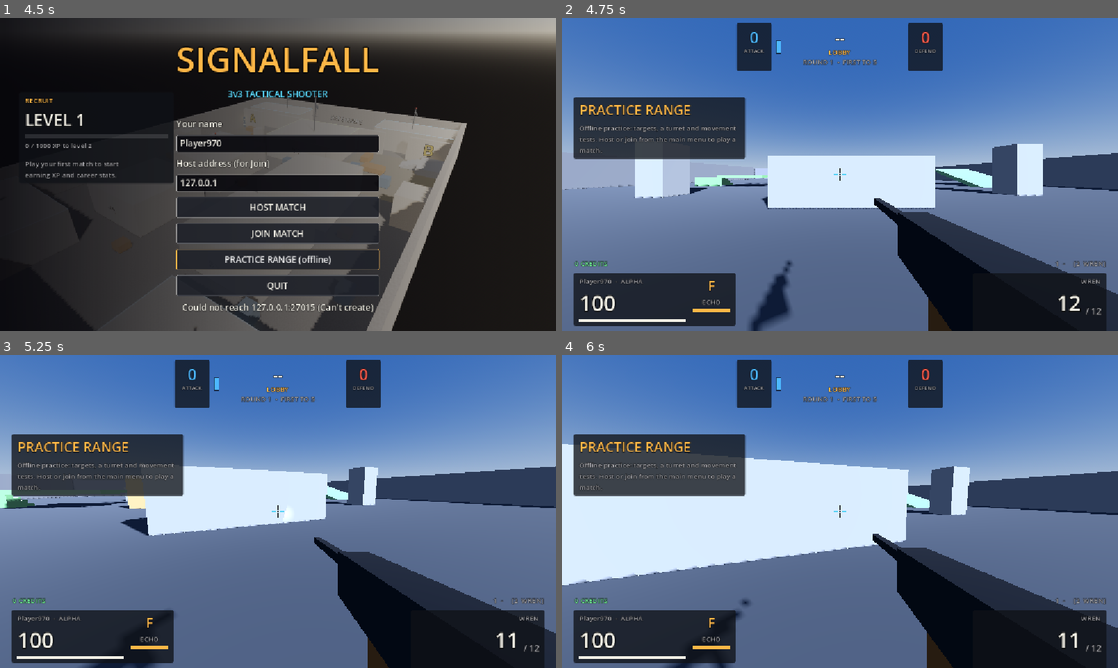
Above: before the commit, frames 1-4 (two rows, left to right).
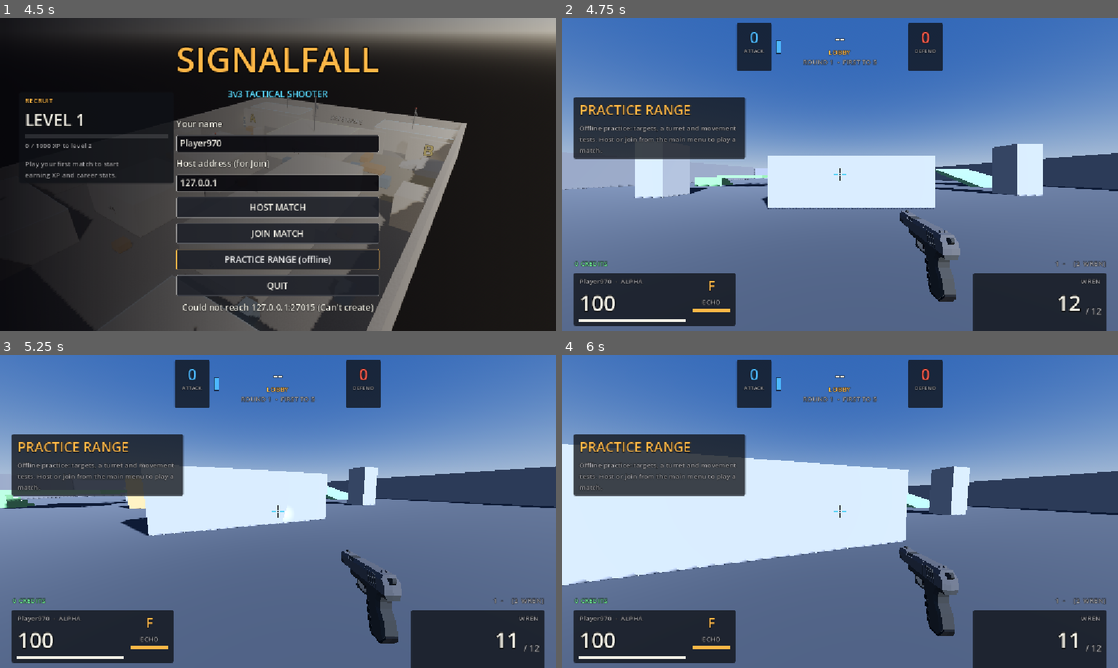
Above: after the commit, the same moments.

Repository: asadkhan/3v3fpsgame
Game: Godot game, scene res://scenes/core/main.tscn
Two runs of this game, one before a commit and one after it. Both use one fixed random seed, a clock stepped at 60 frames per second and the inputs below.
Inputs (mouse positions are in pixels of both pictures, inside the frame that each line leads up to):
- Up to frame 1 (4.5 s): tap Enter (start_match) at 0.5 s; move the mouse to (400, 158) at 0.52 s; hold D (move_right) 0.53-1.28 s; hold Right mouse button (aim) 0.53-1.28 s; tap Space (jump) at 0.77, 1.52, 3.02 s; click (400, 158) at 0.8 s; move the mouse to (166, 190) at 1.27 s; hold S (move_backward) 1.28-2.03 s; click (166, 190) at 1.35 s; tap Tab (scoreboard) at 1.55, 3.8 s; move the mouse to (333, 105) at 2.02 s; hold D (move_right) 2.03-2.78 s; hold Tab (scoreboard) 2.03-2.78 s; right-click (333, 105) at 2.3 s; move the mouse to (250, 237) at 2.77 s; hold W (move_forward) 2.78-3.53 s; right-click (250, 237) at 2.85 s; click (250, 237) at 3.05 s; move the mouse to (444, 221) at 3.52 s; hold Ctrl (crouch) 3.53-4.28 s; hold A (move_left) from 3.53 s (still down); tap R (reload) at 4.15 s; move the mouse to (111, 127) at 4.27 s; tap F (echo_field) at 4.35 s
- Up to frame 2 (4.75 s): keep holding A (move_left); tap Space (jump) at 4.52 s; right-click (673, 127) at 4.55 s
- Up to frame 3 (5.25 s): move the mouse to (283, 511) at 5.02 s; release A (move_left) at 5.03 s; press the mouse at (283, 511) at 5.03 s; hold W (move_forward) from 5.03 s (still down)
- Up to frame 4 (6 s): move the mouse to (817, 505) at 5.77 s; release W (move_forward) at 5.78 s; release the mouse at (817, 505) at 5.78 s; hold D (move_right) from 5.78 s (still down); tap E (interact) at 5.85 s

Frame 1 is identical in both runs. In frame 2, 7.8% of the frame differs, in the area x 33-100%, y 57-100%; in frame 3, 6.8%; in frame 4, 7.6%.

Commit message:
Add real weapon models with accessories, scope overlay and third-person guns
Weapons now use the Quaternius Ultimate Gun Pack (CC0, FBX, in assets/weapons/quaternius): Wren = Pistol_5, Swift = SubmachineGun_3 + flashlight, Harrier = AssaultRifle2_3 + Scope_3, Kestrel = AssaultRifle2_1 + foregrip + flashlight. Each has a model scene (scenes/weapons/models) that orients and scales it and marks the Muzzle and Sight.

Weapon swaps its model on equip and moves the muzzle (tracers, flash) to the barrel. Aiming lines the Sight marker up with the eye automatically (WeaponData.ads_sight_distance), so new models need no hand-tuned offsets. The Harrier aims through a scope overlay (cyan reticle, amber dot) at 1.8x with the model hidden. Other players now see the real gun in each player's hands, following their aim and swapping when they switch or buy.

Verified by rendering every weapon at the hip, aimed and firing, and a two-machine check of third-person guns; no errors.

Co-Authored-By: Claude Opus 5.5 <noreply@anthropic.com>

Diff:
--- a/data/weapons/halberd.tres
+++ b/data/weapons/halberd.tres
@@ -1,6 +1,7 @@
-[gd_resource type="Resource" script_class="WeaponData" load_steps=2 format=3]
+[gd_resource type="Resource" script_class="WeaponData" load_steps=3 format=3]
 
 [ext_resource type="Script" path="res://scripts/weapons/weapon_data.gd" id="1_weapon_data"]
+[ext_resource type="PackedScene" path="res://scenes/weapons/models/harrier.tscn" id="2_model"]
 
 [resource]
 script = ExtResource("1_weapon_data")
@@ -24,9 +25,12 @@
 viewmodel_kick = 0.05
 move_speed_multiplier = 0.92
 blocks_sprint = false
-ads_zoom = 1.25
+ads_zoom = 1.8
 ads_time = 0.16
 ads_spread_multiplier = 0.4
 ads_recoil_multiplier = 0.8
 ads_move_multiplier = 0.76
 ads_fire_interval_multiplier = 1.0
+viewmodel_scene = ExtResource("2_model")
+scope_overlay = true
+ads_sight_distance = 0.18
--- a/data/weapons/jackal.tres
+++ b/data/weapons/jackal.tres
@@ -1,6 +1,7 @@
-[gd_resource type="Resource" script_class="WeaponData" load_steps=2 format=3]
+[gd_resource type="Resource" script_class="WeaponData" load_steps=3 format=3]
 
 [ext_resource type="Script" path="res://scripts/weapons/weapon_data.gd" id="1_weapon_data"]
+[ext_resource type="PackedScene" path="res://scenes/weapons/models/swift.tscn" id="2_model"]
 
 [resource]
 script = ExtResource("1_weapon_data")
@@ -30,3 +31,5 @@
 ads_recoil_multiplier = 0.85
 ads_move_multiplier = 0.8
 ads_fire_interval_multiplier = 1.1
+viewmodel_scene = ExtResource("2_model")
+ads_sight_distance = 0.34
--- a/data/weapons/kestrel.tres
+++ b/data/weapons/kestrel.tres
@@ -1,6 +1,7 @@
-[gd_resource type="Resource" script_class="WeaponData" load_steps=2 format=3]
+[gd_resource type="Resource" script_class="WeaponData" load_steps=3 format=3]
 
 [ext_resource type="Script" path="res://scripts/weapons/weapon_data.gd" id="1_weapon_data"]
+[ext_resource type="PackedScene" path="res://scenes/weapons/models/kestrel.tscn" id="2_model"]
 
 [resource]
 script = ExtResource("1_weapon_data")
@@ -30,3 +31,5 @@
 ads_recoil_multiplier = 0.8
 ads_move_multiplier = 0.76
 ads_fire_interval_multiplier = 1.1
+viewmodel_scene = ExtResource("2_model")
+ads_sight_distance = 0.34
--- a/data/weapons/wren.tres
+++ b/data/weapons/wren.tres
@@ -1,6 +1,7 @@
-[gd_resource type="Resource" script_class="WeaponData" load_steps=2 format=3]
+[gd_resource type="Resource" script_class="WeaponData" load_steps=3 format=3]
 
 [ext_resource type="Script" path="res://scripts/weapons/weapon_data.gd" id="1_weapon_data"]
+[ext_resource type="PackedScene" path="res://scenes/weapons/models/wren.tscn" id="2_model"]
 
 [resource]
 script = ExtResource("1_weapon_data")
@@ -30,3 +31,5 @@
 ads_recoil_multiplier = 0.85
 ads_move_multiplier = 0.85
 ads_fire_interval_multiplier = 1.0
+viewmodel_scene = ExtResource("2_model")
+ads_sight_distance = 0.32
--- a/project.godot
+++ b/project.godot
@@ -93,14 +93,12 @@
 "events": [Object(InputEventKey,"resource_local_to_scene":false,"resource_name":"","device":-1,"window_id":0,"alt_press …(195 unchanged characters)…
 ]
 }
-
 start_match={
 "deadzone": 0.2,
 "events": [Object(InputEventKey,"resource_local_to_scene":false,"resource_name":"","device":-1,"window_id":0,"alt_press …(195 unchanged characters)…
 , Object(InputEventKey,"resource_local_to_scene":false,"resource_name":"","device":-1,"window_id":0,"alt_pressed":false …(186 unchanged characters)…
 ]
 }
-
 toggle_dev_ui={
 "deadzone": 0.2,
 "events": [Object(InputEventKey,"resource_local_to_scene":false,"resource_name":"","device":-1,"window_id":0,"alt_press …(195 unchanged characters)…
@@ -111,25 +109,21 @@
 "events": [Object(InputEventKey,"resource_local_to_scene":false,"resource_name":"","device":-1,"window_id":0,"alt_press …(190 unchanged characters)…
 ]
 }
-
 buy_menu={
 "deadzone": 0.2,
 "events": [Object(InputEventKey,"resource_local_to_scene":false,"resource_name":"","device":-1,"window_id":0,"alt_press …(190 unchanged characters)…
 ]
 }
-
 weapon_primary={
 "deadzone": 0.2,
 "events": [Object(InputEventKey,"resource_local_to_scene":false,"resource_name":"","device":-1,"window_id":0,"alt_press …(190 unchanged characters)…
 ]
 }
-
 weapon_sidearm={
 "deadzone": 0.2,
 "events": [Object(InputEventKey,"resource_local_to_scene":false,"resource_name":"","device":-1,"window_id":0,"alt_press …(190 unchanged characters)…
 ]
 }
-
 aim={
 "deadzone": 0.2,
 "events": [Object(InputEventMouseButton,"resource_local_to_scene":false,"resource_name":"","device":-1,"window_id":0,"a …(253 unchanged characters)…
--- a/scenes/core/main.tscn
+++ b/scenes/core/main.tscn
@@ -1,9 +1,9 @@
-[gd_scene load_steps=2 format=3]
+[gd_scene format=3 uid="uid://b03pgbil6h842"]
 
-[ext_resource type="Script" path="res://scripts/core/main.gd" id="1_main"]
+[ext_resource type="Script" uid="uid://bxhbfuv13a46x" path="res://scripts/core/main.gd" id="1_main"]
 
-[node name="Main" type="Node"]
+[node name="Main" type="Node" unique_id=1384047286]
 script = ExtResource("1_main")
 
-[node name="ScreenHost" type="Node" parent="."]
+[node name="ScreenHost" type="Node" parent="." unique_id=1245444613]
 unique_name_in_owner = true
--- /dev/null
+++ b/scenes/weapons/models/harrier.tscn
@@ -0,0 +1,19 @@
+[gd_scene format=3]
+
+[ext_resource type="PackedScene" path="res://assets/weapons/quaternius/AssaultRifle2_3.fbx" id="1_model"]
+[ext_resource type="PackedScene" path="res://assets/weapons/quaternius/Accessories/Scope_3.fbx" id="2_scope"]
+[node name="HarrierModel" type="Node3D"]
+position = Vector3(0.03, -0.05, -0.07)
+
+[node name="Model" parent="." instance=ExtResource("1_model")]
+rotation = Vector3(0, 1.5708, 0)
+scale = Vector3(0.16, 0.16, 0.16)
+
+[node name="Muzzle" type="Marker3D" parent="Model"]
+position = Vector3(3.47, 0.61, 0)
+
+[node name="Sight" type="Marker3D" parent="Model"]
+position = Vector3(-0.2, 1.13, 0)
+
+[node name="Scope" parent="Model" instance=ExtResource("2_scope")]
+position = Vector3(0.55, 0.93, 0)
--- /dev/null
+++ b/scenes/weapons/models/kestrel.tscn
@@ -0,0 +1,23 @@
+[gd_scene format=3]
+
+[ext_resource type="PackedScene" path="res://assets/weapons/quaternius/AssaultRifle2_1.fbx" id="1_model"]
+[ext_resource type="PackedScene" path="res://assets/weapons/quaternius/Accessories/Grip.fbx" id="2_grip"]
+[ext_resource type="PackedScene" path="res://assets/weapons/quaternius/Accessories/Flashlight.fbx" id="3_light"]
+[node name="KestrelModel" type="Node3D"]
+position = Vector3(0.03, -0.05, -0.09)
+
+[node name="Model" parent="." instance=ExtResource("1_model")]
+rotation = Vector3(0, 1.5708, 0)
+scale = Vector3(0.16, 0.16, 0.16)
+
+[node name="Muzzle" type="Marker3D" parent="Model"]
+position = Vector3(3.61, 0.64, 0)
+
+[node name="Sight" type="Marker3D" parent="Model"]
+position = Vector3(0, 1.02, 0)
+
+[node name="Grip" parent="Model" instance=ExtResource("2_grip")]
+position = Vector3(2.0, 0.04, 0)
+
+[node name="Flashlight" parent="Model" instance=ExtResource("3_light")]
+position = Vector3(2.55, 0.62, 0.33)
--- /dev/null
+++ b/scenes/weapons/models/swift.tscn
@@ -0,0 +1,19 @@
+[gd_scene format=3]
+
+[ext_resource type="PackedScene" path="res://assets/weapons/quaternius/SubmachineGun_3.fbx" id="1_model"]
+[ext_resource type="PackedScene" path="res://assets/weapons/quaternius/Accessories/Flashlight.fbx" id="2_light"]
+[node name="SwiftModel" type="Node3D"]
+position = Vector3(0.02, -0.04, -0.07)
+
+[node name="Model" parent="." instance=ExtResource("1_model")]
+rotation = Vector3(0, 1.5708, 0)
+scale = Vector3(0.16, 0.16, 0.16)
+
+[node name="Muzzle" type="Marker3D" parent="Model"]
+position = Vector3(2.12, 0.47, 0)
+
+[node name="Sight" type="Marker3D" parent="Model"]
+position = Vector3(0.2, 0.85, 0)
+
+[node name="Flashlight" parent="Model" instance=ExtResource("2_light")]
+position = Vector3(1.45, 0.42, 0.3)
--- /dev/null
+++ b/scenes/weapons/models/wren.tscn
@@ -0,0 +1,17 @@
+[gd_scene format=3]
+
+[ext_resource type="PackedScene" path="res://assets/weapons/quaternius/Pistol_5.fbx" id="1_model"]
+
+[node name="WrenModel" type="Node3D"]
+position = Vector3(0.0, -0.03, -0.05)
+scale = Vector3(0.8, 0.8, 0.8)
+
+[node name="Model" parent="." instance=ExtResource("1_model")]
+rotation = Vector3(0, 1.5708, 0)
+scale = Vector3(0.16, 0.16, 0.16)
+
+[node name="Muzzle" type="Marker3D" parent="Model"]
+position = Vector3(1.45, 0.55, 0)
+
+[node name="Sight" type="Marker3D" parent="Model"]
+position = Vector3(0.3, 0.78, 0)
--- a/scripts/player/player.gd
+++ b/scripts/player/player.gd
@@ -508,6 +508,7 @@
 		_viewmodel_rest = _weapon_mount.position
 
 	_equip_weapon()
+	weapon_changed.connect(func(_w: Weapon) -> void: _refresh_third_person_weapon())
 
 	# The head's rotation is derived, so it is written once here rather than
 	# waiting for the first physics frame with a stale zero.
@@ -730,6 +731,7 @@
 	if _body_mesh != null:
 		_body_mesh.visible = true
 	_apply_team_colour()
+	_refresh_third_person_weapon()
 
 	# Nothing else needs to be done to stop a remote body being simulated: the
 	# physics is skipped entirely in [method _physics_process], so nothing ever
@@ -841,6 +843,12 @@
 	_camera.fov = GameConfig.field_of_view * view_feel.fov_scale() / aim.zoom()
 	if weapon != null:
 		weapon.fire_interval_scale = aim.fire_interval_scale()
+		weapon.set_model_hidden(aim.is_scoped())
+
+
+## Looking through a magnified scope right now. For the HUD's scope overlay.
+func is_scoped() -> bool:
+	return not is_network_remote and aim.is_scoped()
 
 
 ## How far into aiming down sights this player is, 0 to 1. For the HUD.
@@ -1184,6 +1192,41 @@
 		Audio.play_at(&"step", here, -1.0, 0.12, 32.0)
 	else:
 		Audio.play(&"step", -14.0, 0.12)
+
+
+# --- Third-person weapon ---------------------------------------------------------
+
+## Where the gun sits relative to a remote player's head: low and to the right,
+## as if held at the shoulder. Follows the replicated pitch with the head.
+const THIRD_PERSON_WEAPON_OFFSET := Vector3(0.24, -0.34, -0.12)
+
+var _third_person_weapon: Node3D = null
+var _third_person_scene: PackedScene = null
+
+
+## Puts the held weapon's model in a remote player's hands, so everyone else
+## sees what they are carrying. The local player never sees their own (the
+## first-person viewmodel does that job).
+func _refresh_third_person_weapon() -> void:
+	if not is_network_remote or not is_inside_tree():
+		return
+	var scene: PackedScene = weapon.data.viewmodel_scene if weapon != null and weapon.data != null else null
+	if scene == _third_person_scene and _third_person_weapon != null:
+		return
+	_third_person_scene = scene
+	if _third_person_weapon != null:
+		# Detached first, so the replacement can take the same node name now
+		# rather than being renamed while the old one waits to be freed.
+		_head.remove_child(_third_person_weapon)
+		_third_person_weapon.queue_free()
+		_third_person_weapon = null
+	if scene == null:
+		return
+	_third_person_weapon = scene.instantiate() as Node3D
+	_third_person_weapon.name = "ThirdPersonWeapon"
+	_third_person_weapon.position = THIRD_PERSON_WEAPON_OFFSET
+	_head.add_child(_third_person_weapon)
+	_third_person_weapon.visible = state.is_alive
 
 
 ## Gives the screen back to this player's own camera - after spectating, for
@@ -1498,6 +1541,8 @@
 
 	_is_dying = true
 	aim.reset()
+	if _third_person_weapon != null:
+		_third_person_weapon.visible = false
 	_death_tilt = 0.0
 	_death_eye_start = _head.position.y
 	_apply_view()
@@ -1591,6 +1636,8 @@
 func _reset_life_presentation() -> void:
 	_is_dying = false
 	aim.reset()
+	if _third_person_weapon != null:
+		_third_person_weapon.visible = true
 	_offline_respawn_left = 0.0
 	_death_tilt = 0.0
 	_recoil_pitch = 0.0
--- a/scripts/player/player_aim.gd
+++ b/scripts/player/player_aim.gd
@@ -96,6 +96,25 @@
 
 
 ## How far to move the viewmodel from its hip position.
+##
+## With a model that has a Sight marker, the offset is computed so the sight
+## ends up on the centre of the screen at [member WeaponData.ads_sight_distance]
+## in front of the eye - so a new model lines up without hand-tuning. The
+## weapon mount sits at the eye, so centring the sight is just cancelling its
+## sideways and vertical position.
 func viewmodel_offset() -> Vector3:
 	var data := _data()
-	return data.ads_viewmodel_offset * amount if data != null else Vector3.ZERO
+	if data == null:
+		return Vector3.ZERO
+	var sight: Variant = _player.weapon.get_sight_position()
+	if sight != null:
+		var at: Vector3 = sight
+		return Vector3(-at.x, -at.y, -data.ads_sight_distance - at.z) * amount
+	return data.ads_viewmodel_offset * amount
+
+
+## Whether the view is fully through a magnified scope: the model hides and the
+## HUD draws the scope overlay.
+func is_scoped() -> bool:
+	var data := _data()
+	return data != null and data.scope_overlay and amount > 0.92
--- a/scripts/ui/hud/hud.gd
+++ b/scripts/ui/hud/hud.gd
@@ -28,6 +28,7 @@
 var _objective_prompt: HudObjectivePrompt
 var _buy: HudBuyMenu
 var _spectating: Label
+var _scope: HudScopeOverlay
 
 ## The player this machine drives, re-resolved each frame (bodies come and go).
 var _player: Player = null
@@ -43,6 +44,7 @@
 	_root.set_anchors_and_offsets_preset(Control.PRESET_FULL_RECT)
 	add_child(_root)
 
+	_scope = _add(HudScopeOverlay.new(), "ScopeOverlay")
 	_vignette = _add(HudDamageVignette.new(), "DamageVignette")
 	_crosshair = _add(HudCrosshair.new(), "Crosshair")
 	_top_bar = _add(HudTopBar.new(), "TopBar")
@@ -83,6 +85,10 @@
 
 	_crosshair.visible = (spectating or (_player != null and _player.state.is_alive)) \
 		and not GameManager.is_in(GamePhase.Phase.MATCH_END)
+	_scope.update_view(_player if not spectating else null)
+	if _scope.visible:
+		# The scope has its own reticle.
+		_crosshair.visible = false
 	_crosshair.aim_amount = _player.get_aim_amount() if _player != null and not spectating else 0.0
 	_vignette.update_view(_player, delta)
 	_top_bar.update_view()
--- /dev/null
+++ b/scripts/ui/hud/scope_overlay.gd
@@ -0,0 +1,61 @@
+class_name HudScopeOverlay
+extends Control
+## The view through a magnified scope: a round lens with a soft dark edge,
+## black outside it, and a fine reticle - tech-cyan lines with an amber centre
+## dot, in the SIGNALFALL palette. Shown only while the local player is fully
+## aimed with a scoped weapon ([method Player.is_scoped]).
+
+const LENS_FRACTION := 0.46   # lens radius as a fraction of screen height
+const EDGE := Color(0.0, 0.0, 0.0, 1.0)
+
+var _lens: GradientTexture2D
+
+
+func _ready() -> void:
+	mouse_filter = Control.MOUSE_FILTER_IGNORE
+	set_anchors_and_offsets_preset(Control.PRESET_FULL_RECT)
+	visible = false
+	var gradient := Gradient.new()
+	gradient.set_color(0, Color(0, 0, 0, 0.0))
+	gradient.set_color(1, EDGE)
+	gradient.add_point(0.86, Color(0, 0, 0, 0.0))
+	gradient.add_point(0.97, Color(0, 0, 0, 0.85))
+	_lens = GradientTexture2D.new()
+	_lens.gradient = gradient
+	_lens.fill = GradientTexture2D.FILL_RADIAL
+	_lens.fill_from = Vector2(0.5, 0.5)
+	_lens.fill_to = Vector2(1.0, 0.5)
+	_lens.width = 256
+	_lens.height = 256
+	resized.connect(queue_redraw)
+
+
+func update_view(player: Player) -> void:
+	var scoped := player != null and player.is_scoped()
+	if scoped != visible:
+		visible = scoped
+		queue_redraw()
+
+
+func _draw() -> void:
+	var c := size * 0.5
+	var r := size.y * LENS_FRACTION
+	var lens_rect := Rect2(c - Vector2(r, r), Vector2(r, r) * 2.0)
+	# Black outside the lens square, the soft round edge inside it.
+	draw_rect(Rect2(0, 0, lens_rect.position.x, size.y), EDGE)
+	draw_rect(Rect2(lens_rect.end.x, 0, size.x - lens_rect.end.x, size.y), EDGE)
+	draw_rect(Rect2(lens_rect.position.x, 0, lens_rect.size.x, lens_rect.position.y), EDGE)
+	draw_rect(Rect2(lens_rect.position.x, lens_rect.end.y, lens_rect.size.x, size.y - lens_rect.end.y), EDGE)
+	draw_texture_rect(_lens, lens_rect, false)
+
+	# Reticle: thin lines that stop short of the centre, thicker posts at the
+	# edges, and an amber dot where the round goes.
+	var line := Color(UITheme.TECH, 0.9)
+	var gap := r * 0.06
+	for dir: Vector2 in [Vector2.LEFT, Vector2.RIGHT, Vector2.UP, Vector2.DOWN]:
+		draw_line(c + dir * gap, c + dir * r * 0.9, line, 1.5, true)
+		draw_line(c + dir * r * 0.6, c + dir * r * 0.9, line, 4.0, true)
+	for i in range(1, 4):
+		var y := c.y + gap * 1.8 * i
+		draw_line(Vector2(c.x - 6.0 + i, y), Vector2(c.x + 6.0 - i, y), line, 1.5, true)
+	draw_circle(c, 2.5, UITheme.ACCENT)
--- a/scripts/weapons/weapon.gd
+++ b/scripts/weapons/weapon.gd
@@ -187,6 +187,75 @@
 	_cooldown_left = 0.0
 	_burst_left = 0
 	_emit_ammo_changed()
+	_apply_model()
+
+
+# --- Model ----------------------------------------------------------------------
+
+## The model currently shown, built from [member WeaponData.viewmodel_scene].
+var _model: Node3D = null
+var _model_scene: PackedScene = null
+
+## Where the model's Sight marker is, in this node's space. See
+## [method get_sight_position].
+var _sight_position: Vector3 = Vector3.ZERO
+var _has_sight: bool = false
+
+## The placeholder block rifle, kept for weapons without a model.
+@onready var _viewmodel: Node3D = $ViewModel if has_node("ViewModel") else null
+var _placeholder_parts: Array[Node] = []
+
+
+## Swaps in the equipped weapon's model and moves the muzzle to its barrel.
+func _apply_model() -> void:
+	var scene := data.viewmodel_scene if data != null else null
+	if scene == _model_scene or _viewmodel == null:
+		return
+	_model_scene = scene
+	if _placeholder_parts.is_empty():
+		for child in _viewmodel.get_children():
+			if child is MeshInstance3D:
+				_placeholder_parts.append(child)
+	if _model != null:
+		_viewmodel.remove_child(_model)
+		_model.queue_free()
+		_model = null
+	_has_sight = false
+	for part in _placeholder_parts:
+		(part as Node3D).visible = scene == null
+	if scene == null:
+		return
+
+	_model = scene.instantiate() as Node3D
+	_viewmodel.add_child(_model)
+	# Shadows off: a viewmodel is drawn close to the camera and would throw a
+	# huge shadow of the gun across the world.
+	for mesh: GeometryInstance3D in _model.find_children("*", "GeometryInstance3D", true, false):
+		mesh.cast_shadow = GeometryInstance3D.SHADOW_CASTING_SETTING_OFF
+	var muzzle := _model.find_child("Muzzle", true, false) as Node3D
+	var sight := _model.find_child("Sight", true, false) as Node3D
+	if muzzle != null and is_inside_tree():
+		var at := to_local(muzzle.global_position)
+		if _muzzle_point != null:
+			_muzzle_point.position = at
+		if _muzzle_flash != null:
+			_muzzle_flash.position = at
+	if sight != null and is_inside_tree():
+		_sight_position = to_local(sight.global_position)
+		_has_sight = true
+
+
+## The sight's position in this node's space (which is the weapon mount's), or
+## null for a weapon without a Sight marker. [PlayerAim] lines it up with the
+## eye.
+func get_sight_position() -> Variant:
+	return _sight_position if _has_sight else null
+
+
+## Hides the model while looking through a scope, when it would fill the view.
+func set_model_hidden(hidden: bool) -> void:
+	if _viewmodel != null:
+		_viewmodel.visible = not hidden
 
 
 # --- Public queries -----------------------------------------------------
--- a/scripts/weapons/weapon_data.gd
+++ b/scripts/weapons/weapon_data.gd
@@ -194,6 +194,25 @@
 ## line up with the crosshair.
 @export var ads_viewmodel_offset: Vector3 = Vector3(-0.22, 0.03, 0.02)
 
+# --- Presentation -------------------------------------------------------------
+
+## The weapon's model scene (see [code]scenes/weapons/models/[/code]): the mesh
+## turned to point down -Z at real-world scale, with a [code]Muzzle[/code]
+## marker where tracers and the flash start and a [code]Sight[/code] marker
+## that aiming lines up with the eye. Used for the first-person viewmodel and
+## for the gun other players see in this player's hands. Null keeps the
+## placeholder block model.
+@export var viewmodel_scene: PackedScene
+
+## How far in front of the eye the [code]Sight[/code] marker sits when fully
+## aimed, in metres. With a Sight marker this replaces
+## [member ads_viewmodel_offset] - the alignment is computed from the model.
+@export_range(0.05, 0.6, 0.01) var ads_sight_distance: float = 0.26
+
+## Aiming shows a scope overlay (reticle and dark surround) and hides the
+## weapon model once fully aimed - for guns fitted with a magnified scope.
+@export var scope_overlay: bool = false
+
 
 ## Whether this weapon can be picked in a buy menu at all.
 func is_buyable() -> bool:
Binary file added: assets/weapons/quaternius/Accessories/Bayonet.fbx
Not shown, added: assets/weapons/quaternius/Accessories/Bayonet.fbx.import
Binary file added: assets/weapons/quaternius/Accessories/Bayonet_2.fbx
Not shown, added: assets/weapons/quaternius/Accessories/Bayonet_2.fbx.import
Binary file added: assets/weapons/quaternius/Accessories/Bipod.fbx
Not shown, added: assets/weapons/quaternius/Accessories/Bipod.fbx.import
Binary file added: assets/weapons/quaternius/Accessories/Flashlight.fbx
Not shown, added: assets/weapons/quaternius/Accessories/Flashlight.fbx.import
Binary file added: assets/weapons/quaternius/Accessories/Grip.fbx
Not shown, added: assets/weapons/quaternius/Accessories/Grip.fbx.import
Binary file added: assets/weapons/quaternius/Accessories/Scope_1.fbx
Not shown, added: assets/weapons/quaternius/Accessories/Scope_1.fbx.import
(and 100 more such lines)
